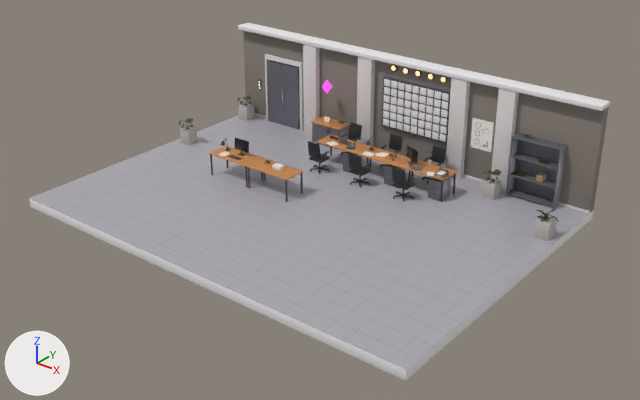
One commit to the glTF model fleet/web/assets/world/workbench/workbench.glb: the scene before it, then after it.
Both versions are drawn from a 50 mm lens placed at (20.75, -16.76, 11.53), pointed at (6.4, 1.18, 0.41). The lights are fixed; the arrows at lower left show +X, +Y and +Z. The picture after the commit comes second. Where no turn or scale is listed for an object, it has been applied to the vertices. Vertices at exactly the same position are counted once.

Names of what the first picture shows: 'corner_box', 'floor', 'floor_slab', 'lift_door_0', 'lift_door_1', 'lift_surround', 'pilaster_0', 'pilaster_1', 'pilaster_2', 'pilaster_3', 'planter_1', 'poster', 'shelf_back', 'skirting', 'wall_back', 'wall_cap' and 104 more.
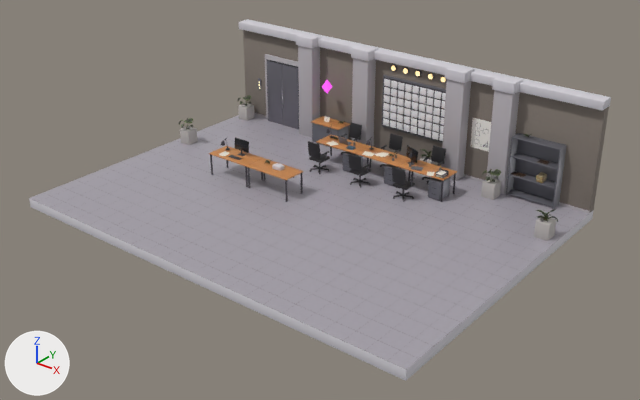
Location of each change, [x1, y1, x2, y2] in pixels of the pictures (640 x 400 px):
'floor_slab', recoloured
    both: [29, 198, 593, 381]
'wall_cap', recoloured, rescaled
    before: [238, 23, 610, 111]
    after: [239, 19, 611, 111]
'pilaster_2', recoloured, moved, rescaled (24% wider)
    before: [446, 77, 470, 178]
    after: [441, 79, 471, 181]
'pilaster_3', recoloured, moved, rescaled (17% wider)
    before: [491, 88, 519, 192]
    after: [487, 90, 520, 195]
'pilaster_0', recoloured, moved, rescaled (28% wider)
    before: [303, 44, 320, 134]
    after: [298, 46, 320, 137]
'pilaster_1', recoloured, moved, rescaled (32% wider)
    before: [357, 56, 375, 146]
    after: [352, 58, 376, 146]
'lift_surround', recoloured
    both: [265, 54, 298, 120]
'pilaster_cap_3', added
    after: [492, 75, 523, 94]
'pilaster_cap_2', added
    after: [445, 65, 474, 83]
'pilaster_cap_1', added
    after: [351, 44, 378, 61]
'pilaster_cap_0', added
    after: [296, 33, 322, 48]
'skirting', recoloured
    both: [254, 113, 590, 213]
'planter_1', moved
    before: [428, 160, 446, 168]
    after: [420, 155, 438, 165]
'corner_box', recoloured
    both: [272, 163, 284, 171]
'planter_1_plant', moved (not visible before)
    after: [420, 149, 432, 159]

The change, as a list of edits to the scene's bpy script:
```text
Change mat_wall_cap:
    mat_wall_cap.base_color: (0.815, 0.791, 0.807) -> (0.644, 0.624, 0.672)  # white #e9e6e8 -> light grey #d2cfd6
Change mat_pilaster:
    mat_pilaster.base_color: (0.716, 0.672, 0.665) -> (0.456, 0.429, 0.456)  # light grey #dcd6d5 -> grey #b4afb4
Change me_wall_cap:
    remove me_wall_cap.from_pydata(...)  # 56 vertices, 106 faces; spans x -6.77..6.77, y -0.28..0.28, z 0.0..0.14
    add me_wall_cap.from_pydata(...)  # 56 vertices, 106 faces; spans x -6.77..6.77, y -0.25..0.25, z 0.0..0.26
    me_wall_cap part 1: the whole mesh is scaled about the mesh origin by (1, 0.896, 1.93)
Change me_pilaster_0:
    remove me_pilaster_0.from_pydata(...)  # 56 vertices, 104 faces; spans x -0.28..0.28, y -0.11..0.11, z 0.0..3.2
    add me_pilaster_0.from_pydata(...)  # 56 vertices, 104 faces; spans x -0.3..0.3, y -0.22..0.22, z 0.0..3.2
    me_pilaster_0 part 2: the whole mesh is scaled about its middle by (1.09, 2.1, 0.999)
Change me_pilaster_1:
    remove me_pilaster_1.from_pydata(...)  # 56 vertices, 104 faces; spans x -0.28..0.28, y -0.11..0.11, z 0.0..3.2
    add me_pilaster_1.from_pydata(...)  # 56 vertices, 104 faces; spans x -0.3..0.3, y -0.22..0.22, z 0.0..3.2
    me_pilaster_1 part 3: the whole mesh is scaled about its middle by (1.09, 2.1, 0.999)
Change me_pilaster_2:
    remove me_pilaster_2.from_pydata(...)  # 56 vertices, 104 faces; spans x -0.28..0.28, y -0.11..0.11, z 0.0..3.2
    add me_pilaster_2.from_pydata(...)  # 56 vertices, 104 faces; spans x -0.3..0.3, y -0.22..0.22, z 0.0..3.2
    me_pilaster_2 part 4: the whole mesh is scaled about its middle by (1.09, 2.1, 0.999)
Change me_pilaster_3:
    remove me_pilaster_3.from_pydata(...)  # 56 vertices, 104 faces; spans x -0.28..0.28, y -0.11..0.11, z 0.0..3.2
    add me_pilaster_3.from_pydata(...)  # 56 vertices, 104 faces; spans x -0.3..0.3, y -0.22..0.22, z 0.0..3.2
    me_pilaster_3 part 5: the whole mesh is scaled about its middle by (1.09, 2.1, 0.999)
Change ob_wall_cap:
    ob_wall_cap.location: (5.75, 6.03, 3.2) -> (5.75, 6.05, 3.2)
Change ob_pilaster_0:
    ob_pilaster_0.location: (2.25, 5.89, 0.0) -> (2.25, 5.78, 0.0)
Change ob_pilaster_1:
    ob_pilaster_1.location: (4.55, 5.89, 0.0) -> (4.55, 5.78, 0.0)
Change ob_pilaster_2:
    ob_pilaster_2.location: (8.05, 5.89, 0.0) -> (8.05, 5.78, 0.0)
Change ob_pilaster_3:
    ob_pilaster_3.location: (9.65, 5.89, 0.0) -> (9.65, 5.78, 0.0)
Change ob_planter_1:
    ob_planter_1.location: (7.6, 5.55, 0.0) -> (7.3, 5.55, 0.0)
Change ob_planter_1_plant:
    ob_planter_1_plant.location: (7.6, 5.55, 0.48) -> (7.3, 5.55, 0.48)
Add ob_pilaster_cap_3:
    ob_pilaster_cap_3 = bpy.data.objects.new('pilaster_cap_3', me_pilaster_cap_3)  # 56 vertices, 108 faces; spans x -0.35..0.35, y -0.275..0.275, z 0.0..0.32; in mat_wall_cap (light grey #d2cfd6)
    ob_pilaster_cap_3.location = (9.65, 5.78, 3.2)
Add ob_pilaster_cap_2:
    ob_pilaster_cap_2 = bpy.data.objects.new('pilaster_cap_2', me_pilaster_cap_2)  # 56 vertices, 108 faces; spans x -0.35..0.35, y -0.275..0.275, z 0.0..0.32; in mat_wall_cap (light grey #d2cfd6)
    ob_pilaster_cap_2.location = (8.05, 5.78, 3.2)
Add ob_pilaster_cap_1:
    ob_pilaster_cap_1 = bpy.data.objects.new('pilaster_cap_1', me_pilaster_cap_1)  # 56 vertices, 108 faces; spans x -0.35..0.35, y -0.275..0.275, z 0.0..0.32; in mat_wall_cap (light grey #d2cfd6)
    ob_pilaster_cap_1.location = (4.55, 5.78, 3.2)
Add ob_pilaster_cap_0:
    ob_pilaster_cap_0 = bpy.data.objects.new('pilaster_cap_0', me_pilaster_cap_0)  # 56 vertices, 108 faces; spans x -0.35..0.35, y -0.275..0.275, z 0.0..0.32; in mat_wall_cap (light grey #d2cfd6)
    ob_pilaster_cap_0.location = (2.25, 5.78, 3.2)
```
